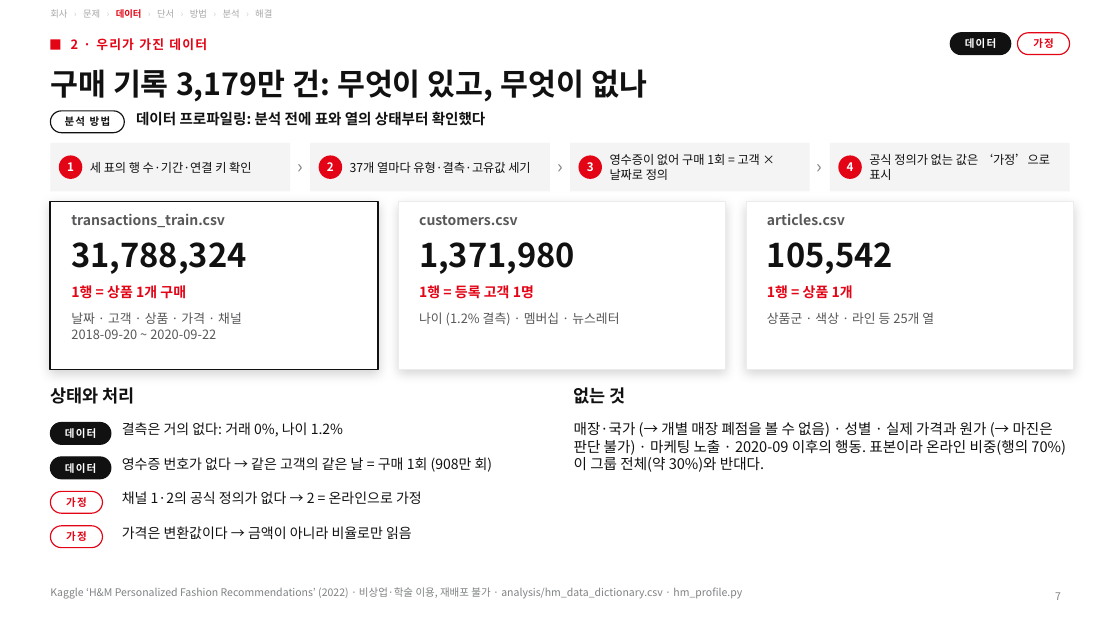
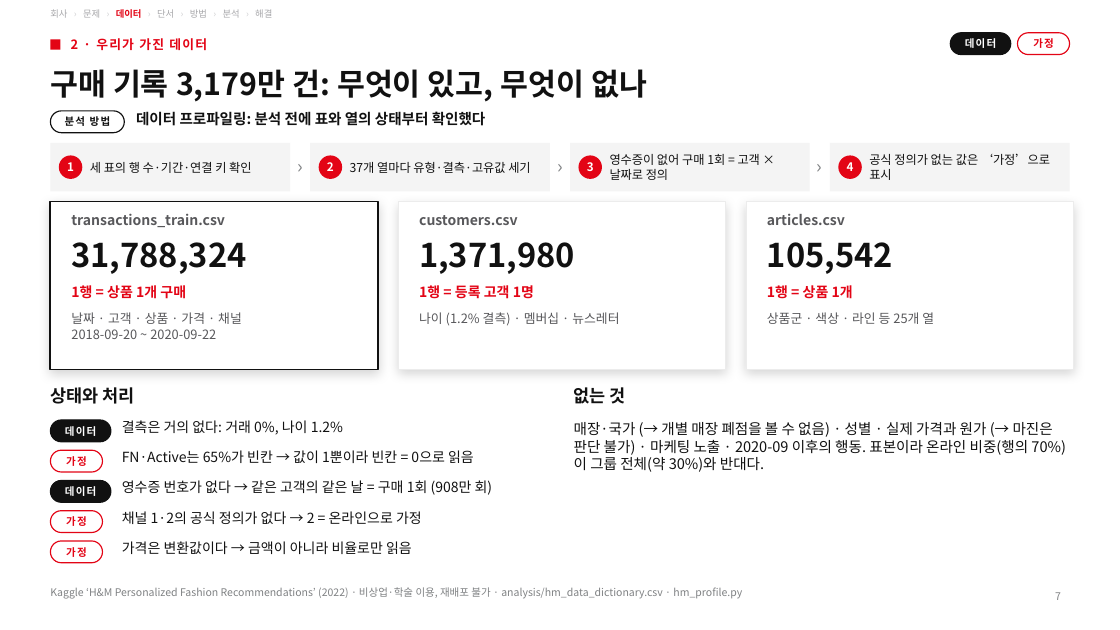
Before and after one commit to underthesun7213/social-data, a slide deck: slide 7 of presentation/hm_retention_deck_ko.pptx. Drawn at 1120x630 pixels with LibreOffice and Linux fonts; fonts in the diff are those of the drawing. Boxes give left, top, right and bottom in pixels: in the first picture for what was removed or moved away, otherwise in the second. Text is boxed around its words. In the diff, an @@ line names an element or a change of style, - is before the commit and + after.

```diff
--- a/presentation/hm_retention_deck_ko.pptx
+++ b/presentation/hm_retention_deck_ko.pptx
@@ rounded rectangle "가정": place and size @@
-rounded rectangle "가정" at (50, 492, 103, 513)
+rounded rectangle "가정" at (50, 450, 103, 472)
@@ text "영수증 번호가 없다 → 같은 ...": place and size @@
-text "영수증 번호가 없다 → 같은 ..." at (122, 457, 493, 472)
+text "영수증 번호가 없다 → 같은 ..." at (122, 480, 493, 495)
@@ text added at (122, 450, 474, 463), 12 pt, text #111111 @@
+FN·Active는 65%가 빈칸 → 값이 1뿐이라 빈칸 = 0으로 읽음
@@ rounded rectangle "데이터": place and size @@
-rounded rectangle "데이터" at (50, 457, 111, 479)
+rounded rectangle "데이터" at (50, 481, 111, 502)
@@ text "채널 1·2의 공식 정의가 없다 ...": place and size @@
-text "채널 1·2의 공식 정의가 없다 ..." at (122, 491, 422, 504)
+text "채널 1·2의 공식 정의가 없다 ..." at (122, 511, 422, 524)
@@ rounded rectangle "가정": place and size @@
-rounded rectangle "가정" at (50, 526, 103, 548)
+rounded rectangle "가정" at (50, 511, 103, 533)
@@ text "가격은 변환값이다 → 금액이 아니라 ...": place and size @@
-text "가격은 변환값이다 → 금액이 아니라 ..." at (122, 526, 412, 539)
+text "가격은 변환값이다 → 금액이 아니라 ..." at (122, 541, 412, 554)
@@ rounded rectangle added at (50, 541, 103, 563), fill #FFFFFF, outline #E30415 1 pt, 9 pt, text #E30415, bold @@
+가정
```
Also in this commit, not shown: 8 other slides changed, 1 slide added, 4 other files.
